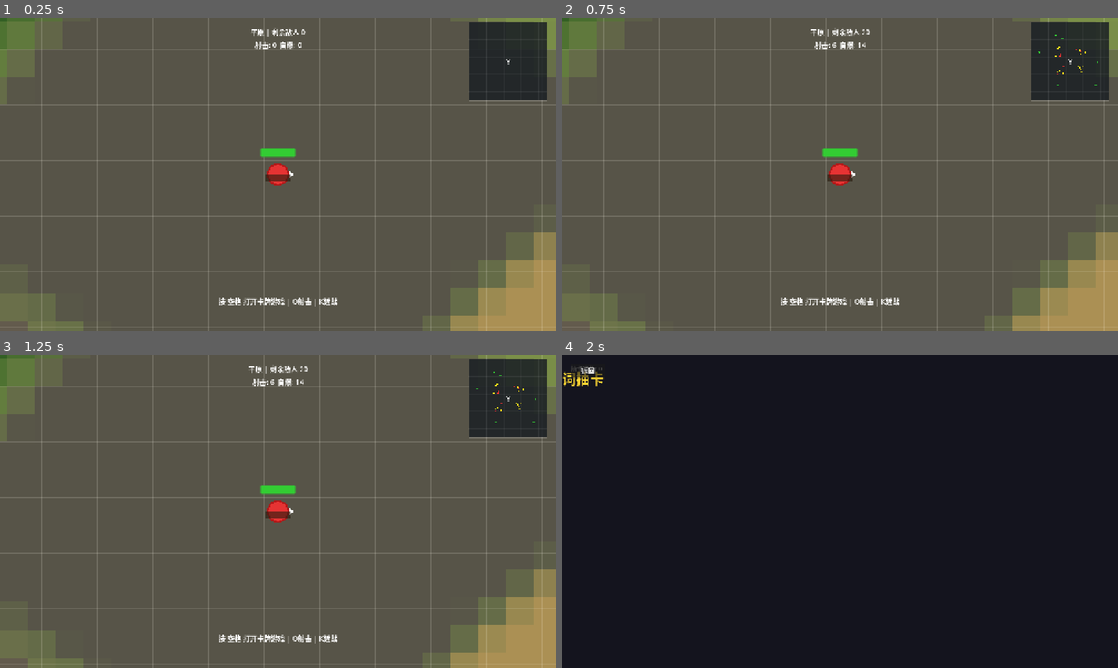
Above: before the commit, frames 1-4 (two rows, left to right).
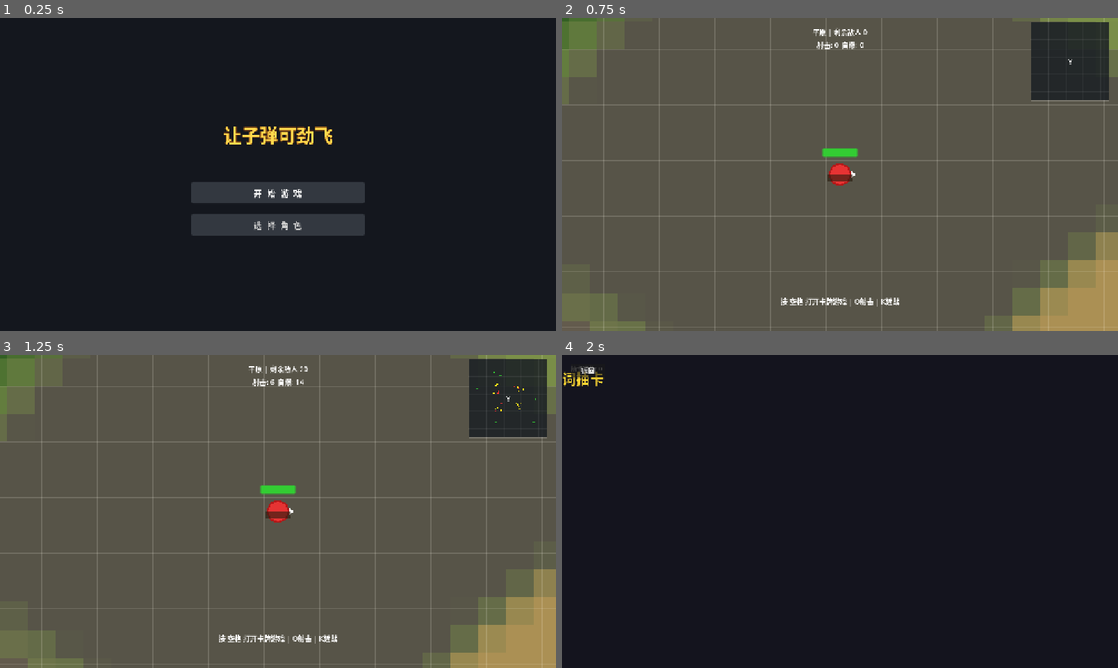
Above: after the commit, the same moments.

Repository: aikuangren/chiji
Game: Godot game, scene res://scenes/main_menu.tscn
Same seed, same stepped clock (60 frames per second), same inputs: the game is played once before the commit and once after it. Before the commit the project starts from res://scenes/main.tscn.
Inputs (mouse positions are in pixels of both pictures, inside the frame that each line leads up to):
- Up to frame 1 (0.25 s): no input
- Up to frame 2 (0.75 s): click (840, 193) at 0.5 s, where only the run after the commit has a clickable "开 始 游 戏"
- Up to frame 3 (1.25 s): no input
- Up to frame 4 (2 s): tap Enter (ui_accept) at 1.25, 1.52 s; move the mouse to (962, 495) at 1.27 s; hold D from 1.28 s (still down); tap E (interact) at 1.35 s

The runs differ from the first frame. In frame 1, 97% of the frame differs, in the area x 0-100%, y 0-100%; in frame 2, 0.3%; in frame 3, nothing differs; in frame 4, nothing differs.

Commit message:
feat: 新增主菜单 - 标题'让子弹可劲飞' + 开始游戏/选择角色按钮

Diff:
--- a/project.godot
+++ b/project.godot
@@ -16,7 +16,7 @@
 
 config/name="chiji"
 config/description="俯视角生存游戏"
-run/main_scene="res://scenes/main.tscn"
+run/main_scene="res://scenes/main_menu.tscn"
 config/features=PackedStringArray("4.6", "Forward Plus")
 config/icon="res://icon.svg"
 
--- /dev/null
+++ b/scenes/main_menu.tscn
@@ -0,0 +1,90 @@
+[gd_scene load_steps=5 format=3 uid="uid://main_menu_scene"]
+
+[ext_resource type="Script" path="res://scripts/main_menu.gd" id="1_menu"]
+
+[sub_resource type="StyleBoxFlat" id="StyleBoxFlat_btn_normal"]
+bg_color = Color(0.2, 0.22, 0.25, 1)
+corner_radius_top_left = 6
+corner_radius_top_right = 6
+corner_radius_bottom_right = 6
+corner_radius_bottom_left = 6
+
+[sub_resource type="StyleBoxFlat" id="StyleBoxFlat_btn_hover"]
+bg_color = Color(0.3, 0.33, 0.38, 1)
+corner_radius_top_left = 6
+corner_radius_top_right = 6
+corner_radius_bottom_right = 6
+corner_radius_bottom_left = 6
+
+[sub_resource type="StyleBoxFlat" id="StyleBoxFlat_btn_pressed"]
+bg_color = Color(0.15, 0.17, 0.2, 1)
+corner_radius_top_left = 6
+corner_radius_top_right = 6
+corner_radius_bottom_right = 6
+corner_radius_bottom_left = 6
+
+[node name="MainMenu" type="Control"]
+anchors_preset = 15
+anchor_right = 1.0
+anchor_bottom = 1.0
+script = ExtResource("1_menu")
+
+[node name="ColorRect" type="ColorRect" parent="."]
+anchors_preset = 15
+anchor_right = 1.0
+anchor_bottom = 1.0
+color = Color(0.08, 0.09, 0.12, 1)
+
+[node name="CenterContainer" type="CenterContainer" parent="."]
+anchors_preset = 8
+anchor_left = 0.5
+anchor_top = 0.5
+anchor_right = 0.5
+anchor_bottom = 0.5
+offset_left = -200.0
+offset_top = -200.0
+offset_right = 200.0
+offset_bottom = 200.0
+
+[node name="VBoxContainer" type="VBoxContainer" parent="CenterContainer"]
+anchors_preset = 0
+offset_right = 400.0
+offset_bottom = 400.0
+
+[node name="TitleLabel" type="Label" parent="CenterContainer/VBoxContainer"]
+custom_minimum_size = Vector2(400, 100)
+text = "让子弹可劲飞"
+horizontal_alignment = 1
+vertical_alignment = 1
+theme_override_font_sizes/font_size = 42
+theme_override_colors/font_color = Color(1.0, 0.85, 0.3, 1)
+theme_override_colors/font_outline_color = Color(0.6, 0.3, 0.05, 1)
+theme_override_constants/outline_size = 4
+
+[node name="VSeparator1" type="Control" parent="CenterContainer/VBoxContainer"]
+custom_minimum_size = Vector2(0, 50)
+
+[node name="StartButton" type="Button" parent="CenterContainer/VBoxContainer"]
+custom_minimum_size = Vector2(280, 50)
+offset_left = 60.0
+offset_right = 60.0
+text = "开  始  游  戏"
+theme_override_font_sizes/font_size = 20
+theme_override_colors/font_color = Color(1, 1, 1, 1)
+theme_override_styles/normal = SubResource("StyleBoxFlat_btn_normal")
+theme_override_styles/hover = SubResource("StyleBoxFlat_btn_hover")
+theme_override_styles/pressed = SubResource("StyleBoxFlat_btn_pressed")
+
+[node name="VSeparator2" type="Control" parent="CenterContainer/VBoxContainer"]
+custom_minimum_size = Vector2(0, 16)
+
+[node name="CharacterButton" type="Button" parent="CenterContainer/VBoxContainer"]
+custom_minimum_size = Vector2(280, 50)
+offset_left = 60.0
+offset_right = 60.0
+text = "选  择  角  色"
+theme_override_font_sizes/font_size = 20
+theme_override_colors/font_color = Color(0.8, 0.8, 0.8, 1)
+theme_override_styles/normal = SubResource("StyleBoxFlat_btn_normal")
+theme_override_styles/hover = SubResource("StyleBoxFlat_btn_hover")
+theme_override_styles/pressed = SubResource("StyleBoxFlat_btn_pressed")
--- /dev/null
+++ b/scripts/main_menu.gd
@@ -0,0 +1,16 @@
+extends Control
+
+@onready var start_button: Button = $CenterContainer/VBoxContainer/StartButton
+@onready var character_button: Button = $CenterContainer/VBoxContainer/CharacterButton
+@onready var title_label: Label = $CenterContainer/VBoxContainer/TitleLabel
+
+func _ready():
+	start_button.pressed.connect(_on_start)
+	character_button.pressed.connect(_on_character)
+
+func _on_start():
+	get_tree().change_scene_to_file("res://scenes/main.tscn")
+
+func _on_character():
+	# 占位，后续实现角色选择
+	pass
